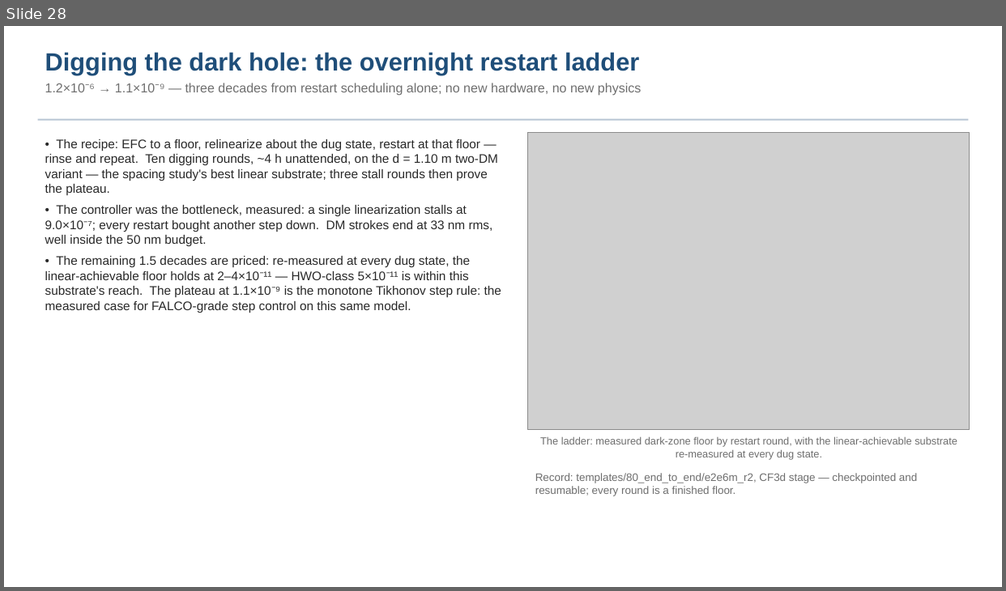
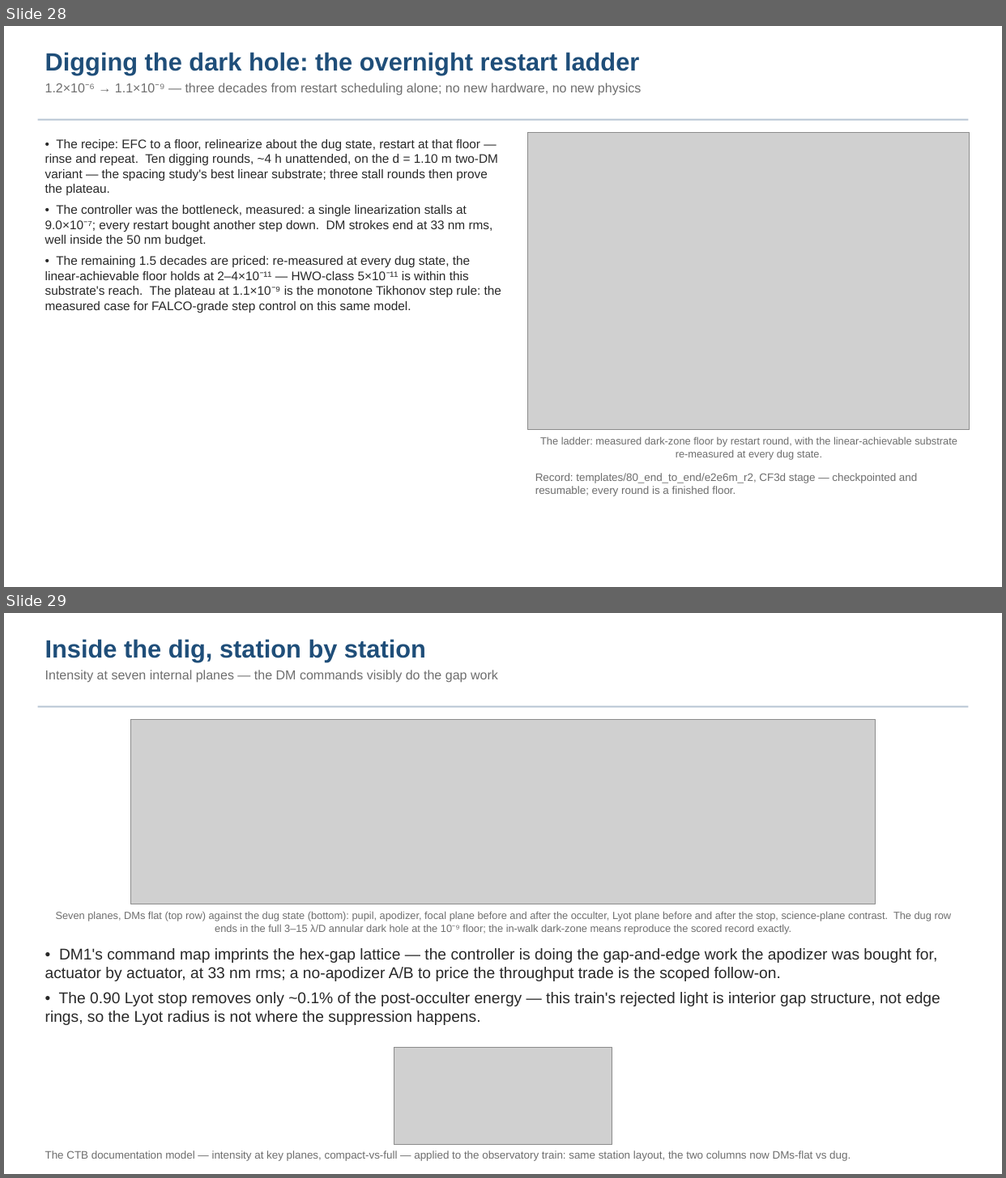
Before and after one commit to nasa-jpl/macos, a slide deck: demo_session/baseline_pass3.pptx. Shown one above the other, each under a label of ours: slide 28 before the commit, slides 28 and 29 after it. The pictures are 1006x591 and 1006x1178 pixels, drawn with LibreOffice and Linux fonts; fonts in the diff are those of the drawing; grey boxes stand for pictures. Boxes give left, top, right and bottom in pixels: in the first picture for what was removed or moved away, otherwise in the second. Text is boxed around its words. In the diff, an @@ line names an element or a change of style, - is before the commit and + after.

```diff
--- a/demo_session/baseline_pass3.pptx
+++ b/demo_session/baseline_pass3.pptx
@@ slide 29 added at (4, 613, 1002, 1174), background #FFFFFF @@
@@ text added at (45, 639, 498, 683), 12.5 pt, text #6E6E6E @@
+Inside the dig, station by station
+Intensity at seven internal planes — the DM commands visibly do the gap work
@@ rectangle added at (38, 706, 968, 707), fill #B8C6D4 @@
@@ picture added at (130, 719, 876, 905) @@
@@ text added at (56, 911, 952, 934), 10 pt, text #6E6E6E @@
+Seven planes, DMs flat (top row) against the dug state (bottom): pupil, apodizer, focal plane before and after the occulter, Lyot plane before and after the stop, science-plane contrast. The dug row ends in the full 3–15 λ/D annular dark hole at the 10⁻⁹ floor; the in-walk dark-zone means reproduce the scored record exactly.
@@ text added at (45, 948, 940, 1025), 15 pt, text #282828 @@
+• DM1's command map imprints the hex-gap lattice — the controller is doing the gap-and-edge work the apodizer was bought for, actuator by actuator, at 33 nm rms; a no-apodizer A/B to price the throughput trade is the scoped follow-on.
+• The 0.90 Lyot stop removes only ~0.1% of the post-occulter energy — this train's rejected light is interior gap structure, not edge rings, so the Lyot radius is not where the suppression happens.
@@ picture added at (394, 1048, 612, 1145) @@
@@ text added at (45, 1151, 850, 1161), 10.5 pt, text #6E6E6E @@
+The CTB documentation model — intensity at key planes, compact-vs-full — applied to the observatory train: same station layout, the two columns now DMs-flat vs dug.
```
Also in this commit, not shown: 5 other files.
